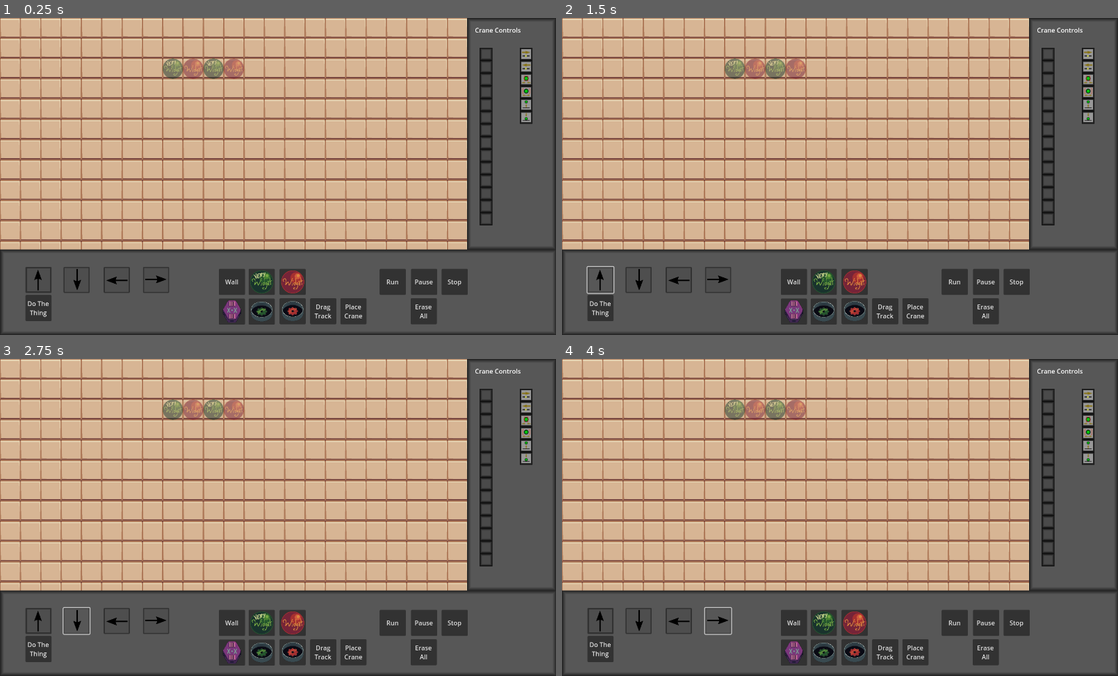
Above: before the commit, frames 1-4 (two rows, left to right).
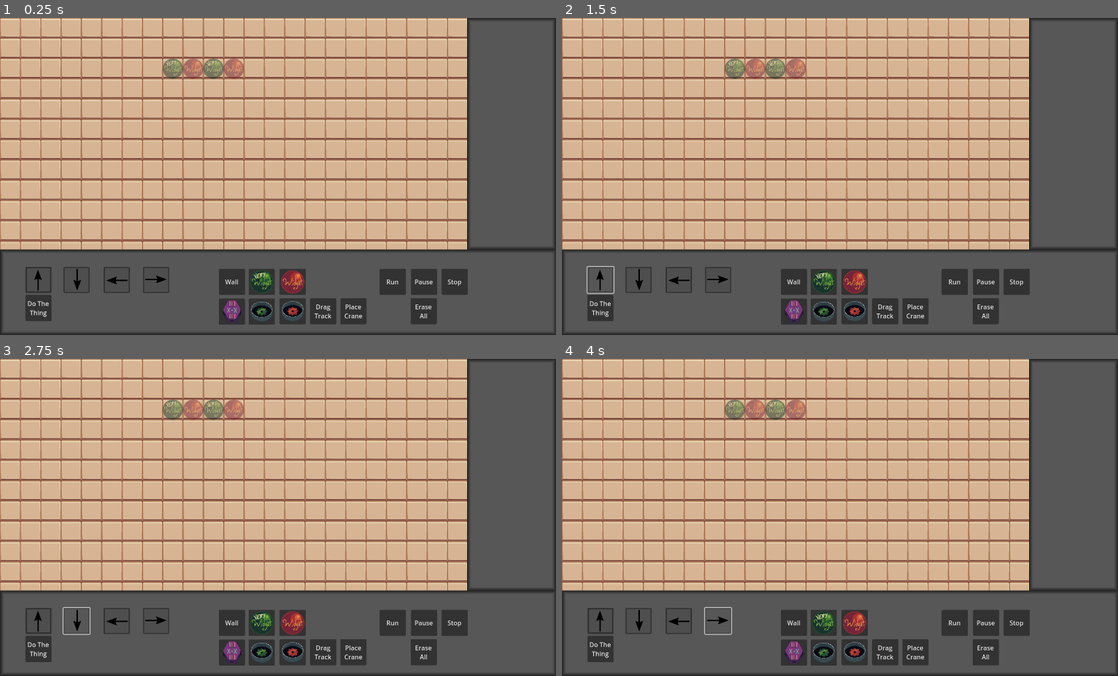
Above: after the commit, the same moments.

Repository: Salanmander/Roguetronics
Game: Godot game, scene res://Factory/factory.tscn
The game is run twice, just before and just after one commit, with the same random seed, the same clock (stepped at 60 frames per second) and the same inputs. The engine's default icon, where the game draws it, is replaced by a stand-in: a white triangle on a blue panel in a dark square.
Inputs (mouse positions are in pixels of both pictures, inside the frame that each line leads up to):
- Up to frame 1 (0.25 s): no input
- Up to frame 2 (1.5 s): click "Do The Thing" at 0.5 s; click (600, 281) at 1.25 s
- Up to frame 3 (2.75 s): click (77, 622) at 2 s
- Up to frame 4 (4 s): click (678, 622) at 2.75 s; click (717, 622) at 3.5 s

The runs differ from the first frame. In frame 1, 1.3% of the frame differs, in the area x 85-96%, y 3-66%; in frame 2, 1.3%; in frame 3, 1.3%; in frame 4, 1.3%.

Commit message:
Cranes connect to UI
Cranes now store their own program and connect to UI when right-clicked.

Diff:
--- a/Factory/Machine/Crane/crane.gd
+++ b/Factory/Machine/Crane/crane.gd
@@ -15,6 +15,8 @@
 signal reset_triggered(start_index: int)
 signal crashed()
 
+var program: Array[int]
+
 func set_parameters(init_position: Vector2):
 	set_machine_parameters(init_position, LAYER)
 	monitorable = true
@@ -23,6 +25,7 @@
 func _ready():
 	super()
 	open()
+	program = []
 
 func run_to(cycle: float):
 
@@ -45,6 +48,20 @@
 	super.reset()
 	reset_triggered.emit(initial_track_index)
 
+#region UI communication
+
+func get_program() -> Array[int]:
+	return program.duplicate()
+
+func set_program(new_program: Array[int]):
+	program = new_program.duplicate()
+
+func _on_program_UI_change(new_program: Array[int]):
+	set_program(new_program)
+
+#endregion
+
+#region movement
 
 func set_target(target: Vector2):
 	target_pos = target
@@ -56,7 +73,10 @@
 	position = pos
 
 
+#endregion
 
+
+#region commands
 
 func open():
 	grabber_open = true
@@ -71,6 +91,8 @@
 func is_open():
 	return grabber_open
 
+#endregion
+
 func _on_area_entered(other: Area2D):
 	super._on_area_entered(other)
 	if other is Crane:
--- a/Factory/UI/crane_controls.gd
+++ b/Factory/UI/crane_controls.gd
@@ -4,16 +4,18 @@
 @onready var program: VBoxContainer = $CraneProgram
 @onready var bank: VBoxContainer = $CommandBank
 
+signal program_changed(new_program: Array[int])
+
 # Called when the node enters the scene tree for the first time.
 func _ready():
 
 	# Connect signals from the command slots
-	var slots = program.get_children()
-	for slot: Panel in slots:
+	var slots: Array = program.get_children()
+	for slot: CommandSlot in slots:
 		slot.gui_input.connect(_on_program_slot_input.bind(slot))
 
 	slots = bank.get_children()
-	for slot: Panel in slots:
+	for slot: CommandSlot in slots:
 		slot.gui_input.connect(_on_bank_slot_input.bind(slot))
 
 
@@ -22,7 +24,24 @@
 	pass
 
 func connect_to(crane: Crane):
-	pass
+	# Disconnect all signals
+	var conns: Array = program_changed.get_connections()
+	for conn in conns:
+		conn.signal.disconnect(conn.callable)
+
+	# Set current crane program
+	program.set_program(crane.get_program())
+
+	# Make connections
+	program_changed.connect(crane._on_program_UI_change)
+
+
+
+func get_program() -> Array[int]:
+	return program.get_program()
+
+func set_program(program_array: Array[int]):
+	program.set_program(program_array)
 
 func _on_program_slot_input(event: InputEvent, slot: Panel):
 	if event is InputEventMouseButton:
@@ -30,6 +49,7 @@
 			var focused = get_viewport().gui_get_focus_owner()
 			if focused is CommandSlot and focused in program.get_children():
 				focused.set_command(drag_image.get_held_item())
+				program_changed.emit(program.get_program())
 		elif event.is_pressed() and event.button_index == MOUSE_BUTTON_LEFT:
 			if slot.get_command() != Consts.NO_COMMAND:
 				drag_image.hold(slot.get_command())
@@ -42,6 +62,7 @@
 			var focused = get_viewport().gui_get_focus_owner()
 			if focused is CommandSlot and focused in program.get_children():
 				focused.set_command(drag_image.get_held_item())
+				program_changed.emit(program.get_program())
 		elif event.is_pressed() and event.button_index == MOUSE_BUTTON_LEFT:
 			drag_image.hold(slot.get_command())
 	pass
--- a/Factory/UI/crane_program.gd
+++ b/Factory/UI/crane_program.gd
@@ -14,3 +14,38 @@
 		var new_slot = slot_packed.instantiate()
 		slots.append(new_slot)
 		add_child(new_slot)
+
+
+func get_program() -> Array[int]:
+	var program: Array[int] = []
+	for slot: CommandSlot in slots:
+		program.append(slot.get_command())
+
+	for i in range(program.size(), 0, -1):
+		if program[i-1] != Consts.NO_COMMAND or i-1 == 0:
+			program.resize(i)
+			break
+
+	return program
+
+func set_program(program: Array[int]):
+
+	for i in range(program.size()):
+		var command:int = program[i]
+		if i < slots.size():
+			slots[i].set_command(command)
+		else:
+			var new_slot = slot_packed.instantiate()
+			slots.append(new_slot)
+			add_child(new_slot)
+			new_slot.set_command(command)
+
+	if program.size() < slots.size():
+		for i in range(program.size(), slots.size()):
+			slots[i].set_command(Consts.NO_COMMAND)
+
+	if program.size() <= num_slots and slots.size() > num_slots:
+		for i in range(slots.size(), num_slots, -1):
+			slots[i-1].queue_free()
+
+		slots.resize(num_slots)
--- a/Factory/factory.tscn
+++ b/Factory/factory.tscn
@@ -294,6 +294,7 @@
 text = "Cycles between widgets"
 
 [node name="CraneControl" type="Control" parent="UILayer/MachineControls"]
+visible = false
 layout_mode = 3
 anchors_preset = 0
 offset_right = 222.0
